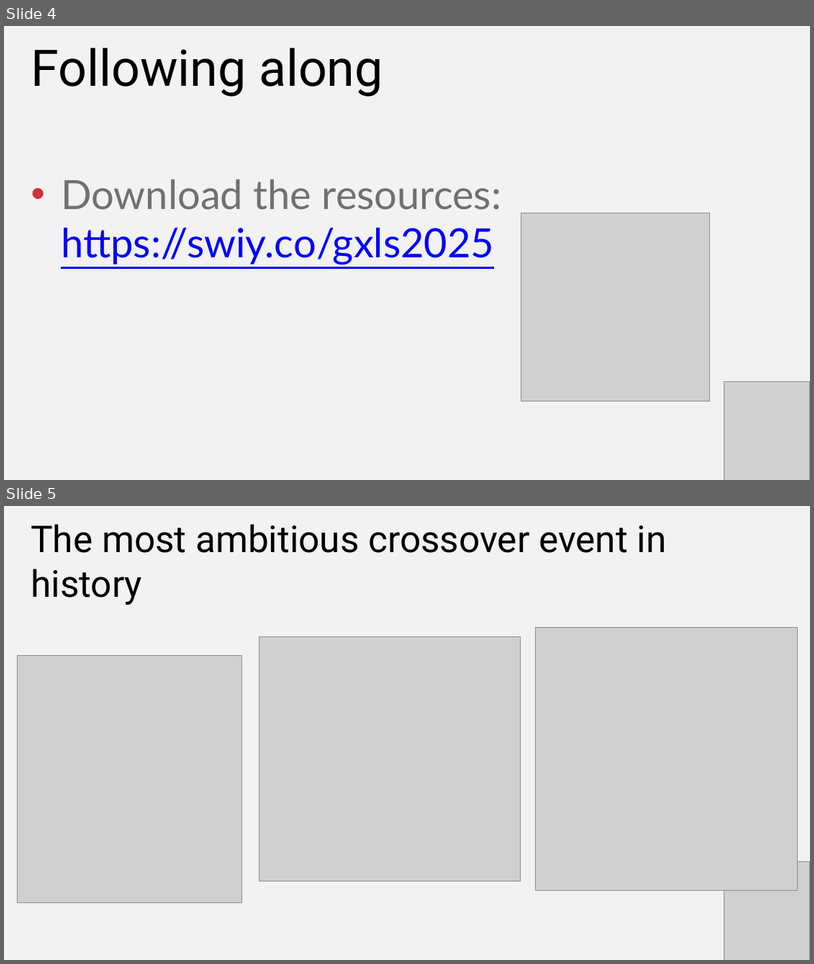
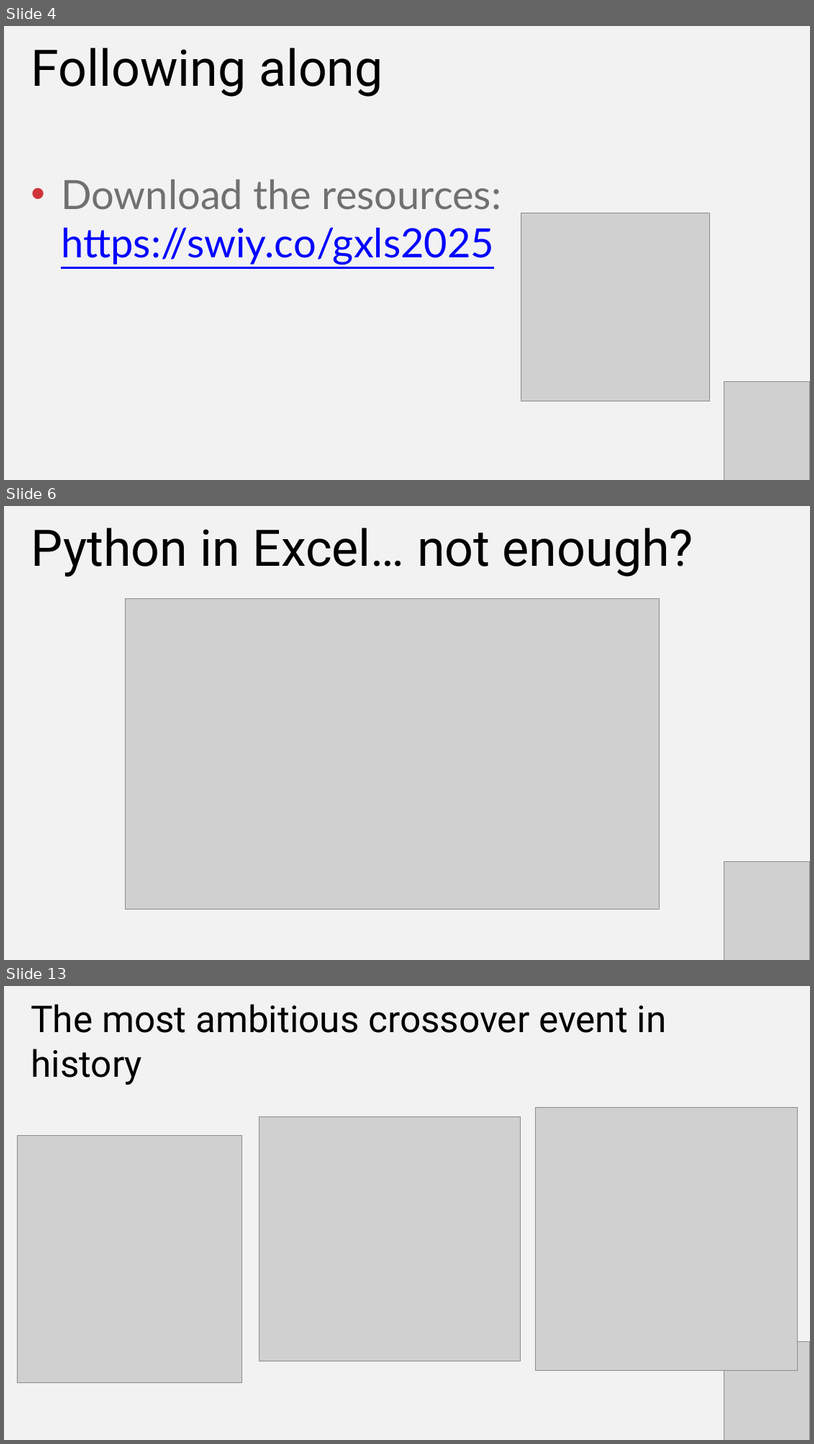
Before and after one commit to stringfestdata/xlgs-python-excel-copilot, a slide deck: xlgs-python-excel-copilot-slides.pptx. Shown one above the other, each under a label of ours: slides 4 and 5 before the commit, slides 4, 6 and 13 after it; the slides between them are not shown. The pictures are 814x964 and 814x1444 pixels, drawn with LibreOffice and Linux fonts; fonts in the diff are those of the drawing; grey boxes stand for pictures. Boxes give left, top, right and bottom in pixels: in the first picture for what was removed or moved away, otherwise in the second. Text is boxed around its words. In the diff, an @@ line names an element or a change of style, - is before the commit and + after.

```diff
--- a/xlgs-python-excel-copilot-slides.pptx
+++ b/xlgs-python-excel-copilot-slides.pptx
@@ slide 6 added at [4, 506, 810, 960], background #F2F2F2 @@
@@ text added at [31, 528, 694, 577], 90 pt, text #000000 @@
+Python in Excel… not enough?
@@ picture added at [125, 598, 659, 908] @@
@@ picture added at [725, 861, 810, 960] @@
@@ what was slide 5 is now slide 13 @@
```
Also in this commit, not shown: 2 slides changed, 7 other slides added.
